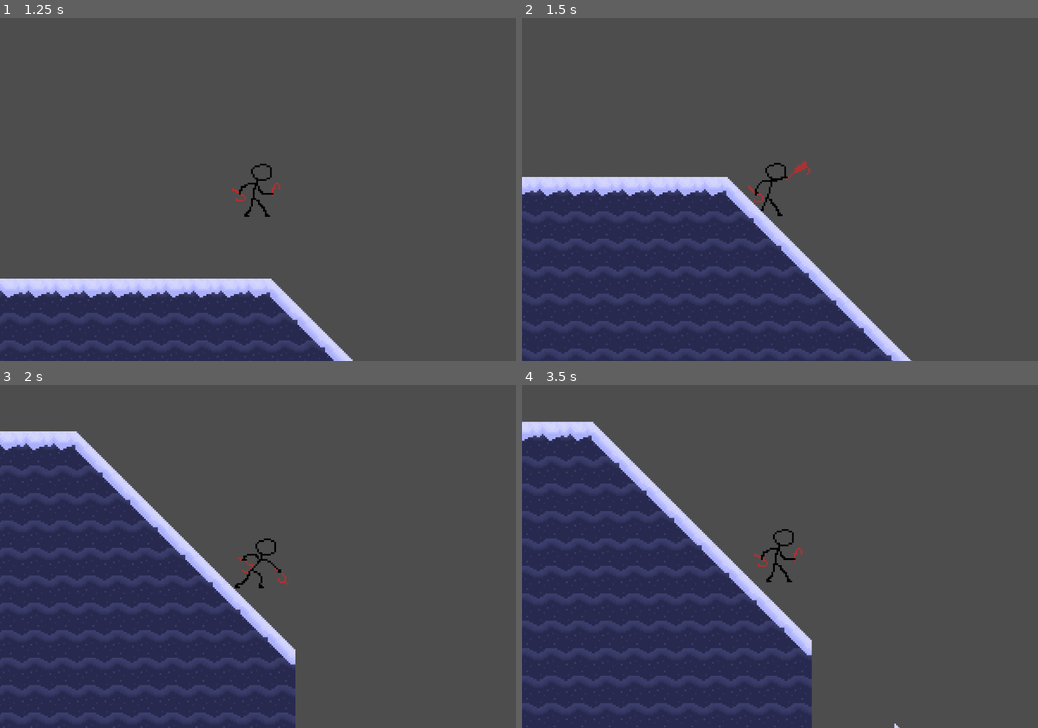
Above: before the commit, frames 1-4 (two rows, left to right).
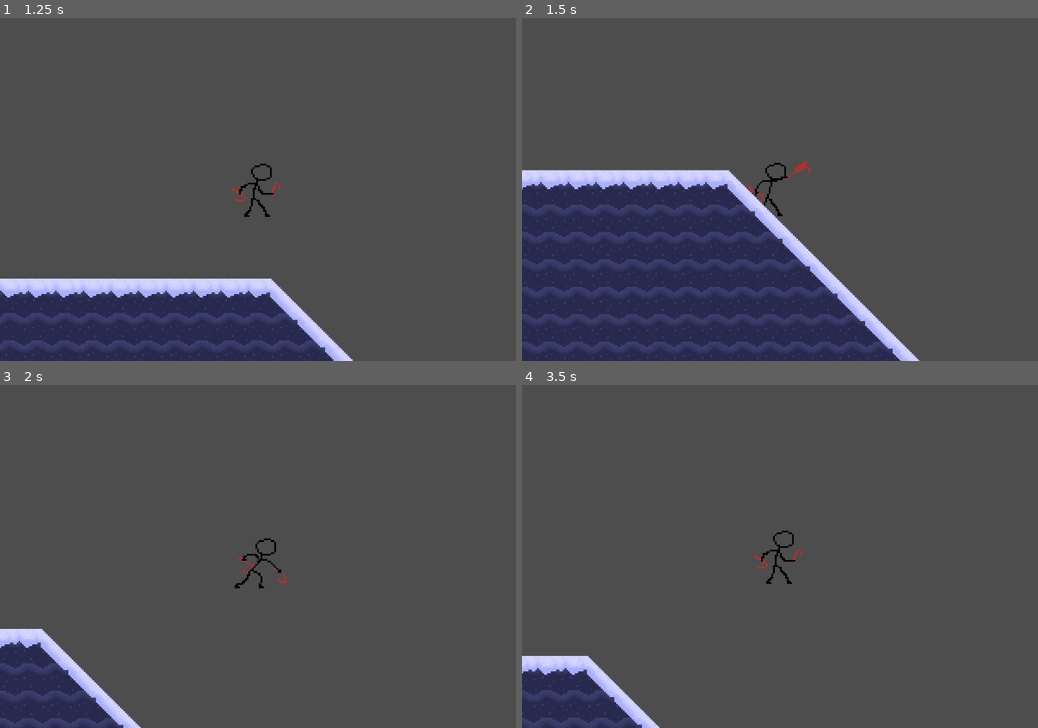
Above: after the commit, the same moments.

Repository: LukasPeres/Santa-Vinganca
Game: Godot game, scene res://Scene/game.tscn
Same seed, same stepped clock (60 frames per second), same inputs: the game is played once before the commit and once after it.
Inputs:
- Up to frame 1 (1.25 s): hold D (right) from 0.53 s (still down); tap W (jump) at 0.6, 0.77, 1.07 s
- Up to frame 2 (1.5 s): keep holding D (right); tap J (attack) at 1.35 s
- Up to frame 3 (2 s): keep holding D (right); tap W (jump) at 1.52, 1.55, 1.82 s
- Up to frame 4 (3.5 s): release D (right) at 2.03 s; hold A (left) 2.03-2.78 s; tap Shift (dash) at 2.1 s; tap W (jump) at 2.3, 3.02, 3.05, 3.32 s; hold D (right) from 2.78 s (still down); tap 1 (weapon_1) at 2.85 s

Frame 1 is identical in both runs. In frame 2, 11% of the frame differs, in the area x 0-78%, y 44-100%; in frame 3, 32%; in frame 4, 34%, in the area x 0-74%, y 10-100%.

Commit message:
fix: arrumando o slide

Diff:
--- a/Entities/player.tscn
+++ b/Entities/player.tscn
@@ -47,6 +47,7 @@
 
 [node name="player" type="CharacterBody2D" unique_id=1350439359 groups=["player"]]
 collision_layer = 2
+floor_constant_speed = true
 script = ExtResource("1_tcnsb")
 
 [node name="CollisionShape2D" type="CollisionShape2D" parent="." unique_id=37613180]
--- a/Scripts/player.gd
+++ b/Scripts/player.gd
@@ -23,11 +23,19 @@
 @onready var hitbox: Area2D = $Hitbox #Controla Hitbox
 
 # --- CONFIGURAÇÕES (CONSTANTES) ---
+const COYOTE_TIME = 0.15 # 150ms é o padrão "justo" para plataformas
+var coyote_timer = 0.0    # O cronómetro que vai diminuir no ar
+var slope_timer = 0.0
+const SLOPE_CONFIRMATION_TIME = 0.1 # Tempo mínimo para "confirmar" que é rampa
+
 # Movimentação Base
 const SPEED = 150.0
 const JUMP_VELOCITY = -300.0
 const GROUND_FRICTION = 900
 const AIR_FRICTION = 120
+const SLIDE_ACCEL = 2000.0
+const MAX_SLIDE_SPEED = 200.0
+const SLIDE_JUMP_BOOST = 1.3
 
 # Mecânicas Especiais
 const DASH_SPEED = 400
@@ -74,6 +82,7 @@
 	check_weapon_swap()
 	update_animation_offsets()# visual
 
+	floor_snap_length = 8.0 if velocity.y >= 0 else 0.0
 	move_and_slide()          # movimento final
 
 func update_ground_resources():
@@ -97,6 +106,8 @@
 			attack_state()
 		PlayerState.dash:
 			dash_state()
+		PlayerState.slide:
+			slide_state()
 
 #ESTADOS
 func idle_state():#Importante - Ordem: Ataque, Andar, Pular
@@ -114,11 +125,12 @@
 
 	#Quando o pulo é acionado, mudamos para o estado de pulo
 	if wants_jump():
-		if is_on_floor():
+		# A condição agora é: Chão OU Timer de tolerância
+		if is_on_floor() or coyote_timer > 0:
 			go_to_jump_state()
 			return
-		elif handle_wall_jump(): # Tenta o Wall Jump se não estiver no chão
-			status = PlayerState.jump # Muda o estado para jump
+		elif handle_wall_jump():
+			status = PlayerState.jump
 			return
 
 	#Quando a velocidade é diferente de 0, mudamos para o estado de andar
@@ -126,6 +138,14 @@
 		go_to_walk_state()
 		return
 
+	if is_on_steep_slope() and velocity.y >= 0:
+		slope_timer += get_physics_process_delta_time()
+		if slope_timer >= SLOPE_CONFIRMATION_TIME:
+			go_to_slide_state()
+			slope_timer = 0.0 # Reseta para a próxima
+			return
+	else:
+		slope_timer = 0.0 # Se saiu da rampa ou o chão ficou reto, reseta o tempo
 
 func walk_state():
 	move()
@@ -142,17 +162,27 @@
 
 	#Quando o pulo é acionado, mudamos para o estado de pulo
 	if wants_jump():
-		if is_on_floor():
+		# A condição agora é: Chão OU Timer de tolerância
+		if is_on_floor() or coyote_timer > 0:
 			go_to_jump_state()
 			return
-		elif handle_wall_jump(): # Tenta o Wall Jump se não estiver no chão
-			status = PlayerState.jump # Muda o estado para jump
+		elif handle_wall_jump():
+			status = PlayerState.jump
 			return
 
 	#Quando a velocidade é = 0, mudamos para o estado parado
 	if velocity.x == 0:
 		go_to_idle_state()
 		return
+
+	if is_on_steep_slope() and velocity.y >= 0:
+		slope_timer += get_physics_process_delta_time()
+		if slope_timer >= SLOPE_CONFIRMATION_TIME:
+			go_to_slide_state()
+			slope_timer = 0.0 # Reseta para a próxima
+			return
+	else:
+		slope_timer = 0.0 # Se saiu da rampa ou o chão ficou reto, reseta o tempo
 
 
 func jump_state():
@@ -228,6 +258,35 @@
 			if velocity.x == 0: go_to_idle_state()
 			else: go_to_walk_state()
 
+func slide_state():
+	var n = get_floor_normal()
+
+	if not is_on_floor():
+		status = PlayerState.jump
+		return
+
+	# 1. Aceleração da rampa
+	velocity.x += n.x * SLIDE_ACCEL * get_physics_process_delta_time()
+	velocity.x = clamp(velocity.x, -MAX_SLIDE_SPEED, MAX_SLIDE_SPEED)
+
+
+	if wants_jump():
+		print("Pulo com Momentum! Vel:", velocity.x)
+		if is_on_floor() or coyote_timer > 0:
+			go_to_jump_state()
+			return
+		elif handle_wall_jump():
+			status = PlayerState.jump
+			return
+
+	# 3. Saída por Terreno (Chão reto)
+	if not is_on_steep_slope():
+		if abs(velocity.x) > 100:
+			go_to_walk_state()
+		else:
+			go_to_idle_state()
+		return
+
 func go_to_idle_state():
 	status = PlayerState.idle #Vai para o estado parado
 	hitbox.monitoring = false #Garante que nesse modo, a hitbox vai estar off
@@ -239,12 +298,11 @@
 	sprite.play("Idle")
 
 func go_to_jump_state():
-	if not is_on_floor():
-		return
 	status = PlayerState.jump
 	hitbox.monitoring = false
 	velocity.y = JUMP_VELOCITY
 	sprite.play("Idle")
+	coyote_timer = 0.0
 
 func go_to_attack_state():
 	status = PlayerState.attack
@@ -264,6 +322,12 @@
 	velocity.y = 0
 
 	sprite.play("Idle") # depois você pode colocar animação de dash
+
+func go_to_slide_state():
+	status = PlayerState.slide
+	print("--- SLIDE ATIVADO! Inclinação: ", get_floor_normal().x)
+	sprite.play("Idle") # Substitua pela animação do Pietro depois
+	hitbox.monitoring = false
 
 func wants_jump():
 	return Input.is_action_just_pressed("jump")
@@ -303,7 +367,19 @@
 		if velocity.y > WALL_SLIDE_SPEED:
 			velocity.y = WALL_SLIDE_SPEED
 
+func is_on_steep_slope() -> bool:
+	if is_on_floor():
+		var n = get_floor_normal()
+		return abs(n.x) > 0.15 # Detecta qualquer inclinação
+	return false
+
 func update_timers(delta):
+	# Lógica do Coyote Time
+	if is_on_floor():
+		coyote_timer = COYOTE_TIME # Enquanto toca no chão, o tempo é máximo
+	else:
+		coyote_timer -= delta      # No ar, o tempo começa a esgotar-se
+
 	if wall_jump_timer > 0:
 		wall_jump_timer -= delta
 	if invincibility_timer > 0:
@@ -318,27 +394,31 @@
 
 #Movimentação
 func move():
-	# Adicionamos o knockback_timer aqui
-	if wall_jump_timer > 0 or knockback_timer > 0:
-		return
-	# Se o timer for maior que 0, não lemos o input do jogador para o X
-	if wall_jump_timer > 0:
-		return
-	input_direction = Input.get_axis("left", "right")
-	var direction = input_direction
-	#Caso esteja apertando alguma direção, velocidade horizontal é aplicada
-	if direction:
-		velocity.x = direction * SPEED
+	if wall_jump_timer > 0 or knockback_timer > 0: return
+
+	var dir = Input.get_axis("left", "right")
+
+	if dir:
+		var speed_multiplier = 1.2 if is_on_steep_slope() else 1.0
+
+		# Lógica de Controle de Momentum
+		if not is_on_floor() and abs(velocity.x) > SPEED:
+			# Se você estiver indo para o mesmo lado do momentum, mantém a força
+			if sign(dir) == sign(velocity.x):
+				velocity.x = move_toward(velocity.x, dir * MAX_SLIDE_SPEED, 2)
+			else:
+				# Se apertar para o lado OPOSTO, você tem controle e freia o impulso
+				velocity.x = move_toward(velocity.x, dir * SPEED, 15)
+		else:
+			# Movimento normal
+			velocity.x = dir * SPEED * speed_multiplier
+
+		sprite.flip_h = (dir < 0)
+		hitbox.scale.x = -1 if dir < 0 else 1
 	else:
-		velocity.x = move_toward(velocity.x, 0, 60)
-
-	#Garante que os sprites e a hitbox virem pra left e right, respectivamente
-	if direction < 0:
-		sprite.flip_h = true
-		hitbox.scale.x = -1
-	elif direction > 0:
-		sprite.flip_h = false
-		hitbox.scale.x = 1
+		# Freio: No ar o freio é menor para não parar seco
+		var friction = 60 if is_on_floor() else 15
+		velocity.x = move_toward(velocity.x, 0, friction)
 
 
 #Sistema das Armas
